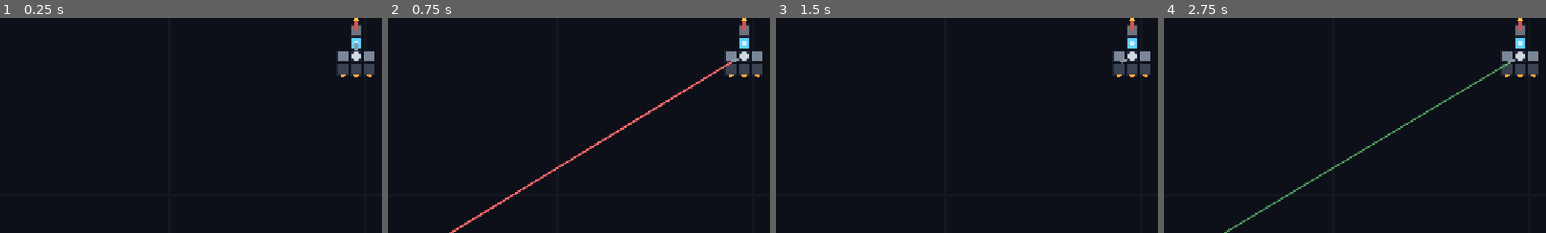
Above: before the commit, frames 1-4 (left to right).
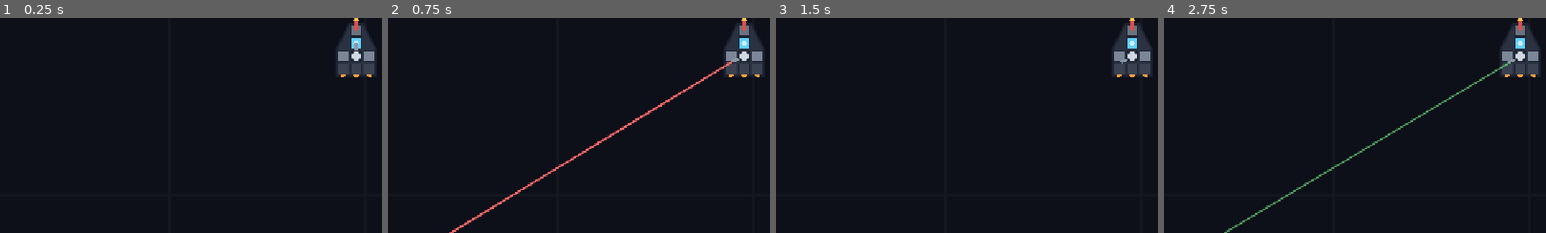
Above: after the commit, the same moments.

Repository: psyinf/seeker
Game: Godot game, scene res://scenes/main/main.tscn
Two runs of this game, one before a commit and one after it. Both use one fixed random seed, a clock stepped at 60 frames per second and the inputs below.
Inputs:
- Up to frame 1 (0.25 s): no input
- Up to frame 2 (0.75 s): click "Fire Control: None" at 0.5 s
- Up to frame 3 (1.5 s): click "Fire Control: Mk1" at 1.25 s
- Up to frame 4 (2.75 s): click "Fire Control: Mk2" at 2 s
The pictures show only the part of the screen within x 3-53%, y 41-91%; the shares and areas given below are measured in that part.

The runs differ from the first frame. In frame 1, 0.7% of the frame differs, in the area x 88-98%, y 3-27%; in frame 2, 0.6%; in frame 3, 0.7%; in frame 4, 0.6%.

Commit message:
feat(ship): convex-hull outer shape from the design
SegmentedHull now fills + outlines the design's convex hull (cell corners -> Geometry2D.convex_hull) as the ship's outer silhouette, drawn beneath the module tiles so cells read as mounted on the hull. Add ShipDesign.convex_hull() and a TODO to derive thruster placement from the hull.

Diff:
--- /dev/null
+++ b/scenes/ship/module_stats.gd
@@ -0,0 +1,97 @@
+@tool
+class_name ModuleStats
+extends Resource
+## Base stat block for one module kind. These are the unmodified baseline values;
+## upgrades and modifiers layer on top later. Look up a kind's baseline with
+## `ModuleStats.base_stats(kind)`, which returns a fresh copy so callers can
+## mutate it (apply modifiers) without touching the shared table. Ship-wide totals
+## are computed by `ShipDesign` from these.
+
+## Structural mass; drives the ship's acceleration and turn rate.
+@export var mass: float = 1.0
+## Energy per second consumed while the module is active.
+@export var power_draw: float = 0.0
+## Energy per second produced (reactors and the like; 0 for consumers).
+@export var power_gen: float = 0.0
+## Internal armor: hit points before the module is destroyed.
+@export var armor_hp: float = 10.0
+## Minerals required to build the module.
+@export var build_cost: float = 0.0
+## Crew needed to operate. Always 0 for now (reserved for a later crew system).
+@export var crew: int = 0
+## Heat generated per second. Always 0 for now (reserved for a later heat system).
+@export var heat: float = 0.0
+## Cargo storage the module adds (cargo holds only).
+@export var cargo_capacity: float = 0.0
+## Survey/scan range the module adds (sensors only).
+@export var scan_range: float = 0.0
+## Fuel storage the module adds (fuel tanks only).
+@export var fuel_capacity: float = 0.0
+
+
+## Baseline stats for a `ShipSegment.Kind`, as a fresh resource. Callers own the
+## copy and may layer upgrades/modifiers on it. Unknown kinds get plain defaults.
+static func base_stats(kind: ShipSegment.Kind) -> ModuleStats:
+	var s := ModuleStats.new()
+	match kind:
+		ShipSegment.Kind.CORE:
+			s.mass = 2.0
+			s.power_draw = 1.0
+			s.armor_hp = 30.0
+			s.build_cost = 20.0
+		ShipSegment.Kind.HULL:
+			s.mass = 1.0
+			s.armor_hp = 15.0
+			s.build_cost = 5.0
+		ShipSegment.Kind.THRUSTER:
+			s.mass = 1.5
+			s.power_draw = 2.0
+			s.armor_hp = 8.0
+			s.build_cost = 10.0
+		ShipSegment.Kind.WEAPON:
+			s.mass = 1.5
+			s.power_draw = 3.0
+			s.armor_hp = 8.0
+			s.build_cost = 15.0
+		ShipSegment.Kind.REACTOR:
+			s.mass = 2.0
+			s.power_gen = 20.0
+			s.armor_hp = 10.0
+			s.build_cost = 25.0
+		ShipSegment.Kind.DRONE_BAY:
+			s.mass = 2.0
+			s.power_draw = 2.0
+			s.armor_hp = 12.0
+			s.build_cost = 20.0
+		ShipSegment.Kind.CARGO_HOLD:
+			s.mass = 1.0
+			s.armor_hp = 8.0
+			s.build_cost = 8.0
+			s.cargo_capacity = 50.0
+		ShipSegment.Kind.SHIELD:
+			s.mass = 1.5
+			s.power_draw = 4.0
+			s.armor_hp = 8.0
+			s.build_cost = 20.0
+		ShipSegment.Kind.SENSOR:
+			s.mass = 1.0
+			s.power_draw = 2.0
+			s.armor_hp = 6.0
+			s.build_cost = 15.0
+			s.scan_range = 200.0
+		ShipSegment.Kind.FUEL_TANK:
+			s.mass = 1.5
+			s.armor_hp = 6.0
+			s.build_cost = 8.0
+			s.fuel_capacity = 40.0
+		ShipSegment.Kind.RADIATOR:
+			s.mass = 1.0
+			s.armor_hp = 6.0
+			s.build_cost = 8.0
+		ShipSegment.Kind.ARMOR:
+			s.mass = 2.0
+			s.armor_hp = 40.0
+			s.build_cost = 12.0
+		_:
+			pass
+	return s
--- a/scenes/ship/segmented_hull.gd
+++ b/scenes/ship/segmented_hull.gd
@@ -36,6 +36,12 @@
 		outline_width = value
 		queue_redraw()
 
+## Fill color of the outer hull silhouette drawn beneath the cell tiles.
+@export var hull_color: Color = Color("2a3242"):
+	set(value):
+		hull_color = value
+		queue_redraw()
+
 var _fallback: ShipDesign
 
 
@@ -45,9 +51,23 @@
 		if _fallback == null:
 			_fallback = ShipDesign.create_default()
 		d = _fallback
+	_draw_hull(d)
 	for segment in d.segments:
 		if segment != null:
 			_draw_segment(segment, d.cell_size)
+
+
+## Fill and outline the design's convex hull as the ship's outer shape, beneath
+## the cell tiles so modules read as mounted on the hull.
+# TODO: place thrusters from this hull — main engines on the aftmost (max +Y)
+# hull edge, steering thrusters at the outer corners, each facing outward along
+# the hull normal, instead of relying on hand-authored THRUSTER cells.
+func _draw_hull(d: ShipDesign) -> void:
+	var hull := d.convex_hull()
+	if hull.size() < 3:
+		return
+	draw_colored_polygon(hull, hull_color)
+	draw_polyline(hull + PackedVector2Array([hull[0]]), outline_color, outline_width, true)
 
 
 func _draw_segment(segment: ShipSegment, cell_size: float) -> void:
@@ -97,5 +117,19 @@
 			return Color("6b7280")
 		ShipSegment.Kind.REACTOR:
 			return Color("2f7d55")
+		ShipSegment.Kind.DRONE_BAY:
+			return Color("b06fd0")
+		ShipSegment.Kind.CARGO_HOLD:
+			return Color("a8863f")
+		ShipSegment.Kind.SHIELD:
+			return Color("4f8fd9")
+		ShipSegment.Kind.SENSOR:
+			return Color("4fd9c4")
+		ShipSegment.Kind.FUEL_TANK:
+			return Color("c96b3c")
+		ShipSegment.Kind.RADIATOR:
+			return Color("9aa4b0")
+		ShipSegment.Kind.ARMOR:
+			return Color("5a6270")
 		_:
 			return Color("7b8798")
--- a/scenes/ship/ship_design.gd
+++ b/scenes/ship/ship_design.gd
@@ -38,6 +38,100 @@
 	return rect
 
 
+## The ship's outer silhouette: the convex hull of every cell's corners, in local
+## pixel space. Fewer than 3 points (empty/degenerate design) yields an empty array.
+func convex_hull() -> PackedVector2Array:
+	var points := PackedVector2Array()
+	var half := cell_size * 0.5
+	for segment in segments:
+		if segment == null:
+			continue
+		var center := Vector2(segment.cell) * cell_size
+		points.append(center + Vector2(-half, -half))
+		points.append(center + Vector2(half, -half))
+		points.append(center + Vector2(half, half))
+		points.append(center + Vector2(-half, half))
+	if points.size() < 3:
+		return PackedVector2Array()
+	return Geometry2D.convex_hull(points)
+
+
+## The command cell that must survive, or null if the design has none.
+func core_segment() -> ShipSegment:
+	for segment in segments:
+		if segment != null and segment.kind == ShipSegment.Kind.CORE:
+			return segment
+	return null
+
+
+## Sum of every module's mass; drives acceleration and turn rate.
+func total_mass() -> float:
+	var total := 0.0
+	for segment in segments:
+		if segment != null:
+			total += segment.stats().mass
+	return total
+
+
+## Energy per second produced across all modules.
+func power_generation_total() -> float:
+	var total := 0.0
+	for segment in segments:
+		if segment != null:
+			total += segment.stats().power_gen
+	return total
+
+
+## Energy per second consumed across all modules.
+func power_draw_total() -> float:
+	var total := 0.0
+	for segment in segments:
+		if segment != null:
+			total += segment.stats().power_draw
+	return total
+
+
+## Net power: generation minus draw. Negative means the ship is over budget.
+func net_power() -> float:
+	return power_generation_total() - power_draw_total()
+
+
+## Sum of every module's internal armor; the ship's total structural HP.
+func total_hp() -> float:
+	var total := 0.0
+	for segment in segments:
+		if segment != null:
+			total += segment.stats().armor_hp
+	return total
+
+
+## Total cargo storage from all cargo holds.
+func cargo_capacity_total() -> float:
+	var total := 0.0
+	for segment in segments:
+		if segment != null:
+			total += segment.stats().cargo_capacity
+	return total
+
+
+## Combined survey/scan range from all sensors.
+func scan_range_total() -> float:
+	var total := 0.0
+	for segment in segments:
+		if segment != null:
+			total += segment.stats().scan_range
+	return total
+
+
+## Total minerals to build every module in the design.
+func build_cost_total() -> float:
+	var total := 0.0
+	for segment in segments:
+		if segment != null:
+			total += segment.stats().build_cost
+	return total
+
+
 ## A stock starter ship: a nose gun, a cockpit core, a reactor with hull wings,
 ## and a three-nozzle tail. Used when no design is assigned so there is always
 ## something to draw. Forward is -Y, so smaller Y is toward the nose.
--- a/scenes/ship/ship_segment.gd
+++ b/scenes/ship/ship_segment.gd
@@ -7,8 +7,24 @@
 ## renderer and, later, the flight model read this; the segment draws nothing
 ## itself. New part kinds get an entry in `Kind` (and the systems that care).
 
-## The part a cell represents. CORE/HULL are structural; the rest are functional.
-enum Kind { CORE, HULL, THRUSTER, WEAPON, REACTOR }
+## The part a cell represents. CORE is the command cell that must survive; HULL
+## and ARMOR are structural (ARMOR is the tough border/shell); the rest are
+## functional systems. New kinds append here (keep order stable so saved designs
+## keep their indices) and get a row in `ModuleStats.base_stats`.
+enum Kind {
+	CORE,
+	HULL,
+	THRUSTER,
+	WEAPON,
+	REACTOR,
+	DRONE_BAY,
+	CARGO_HOLD,
+	SHIELD,
+	SENSOR,
+	FUEL_TANK,
+	RADIATOR,
+	ARMOR,
+}
 
 ## Which way a directional part points. UP is -Y — the ship's forward.
 enum Facing { UP, RIGHT, DOWN, LEFT }
@@ -32,6 +48,11 @@
 		emit_changed()
 
 
+## This cell's baseline stat block (a fresh copy; modifiers may be layered on it).
+func stats() -> ModuleStats:
+	return ModuleStats.base_stats(kind)
+
+
 ## Unit vector the `facing` points along, in local space (UP = -Y = forward).
 func facing_dir() -> Vector2:
 	match facing:
Not shown, added: scenes/ship/module_stats.gd.uid
Not shown, changed: docs/devlog.md
Not shown, changed: docs/game-design.md
Not shown, added: docs/module-design-questionnaire.md
